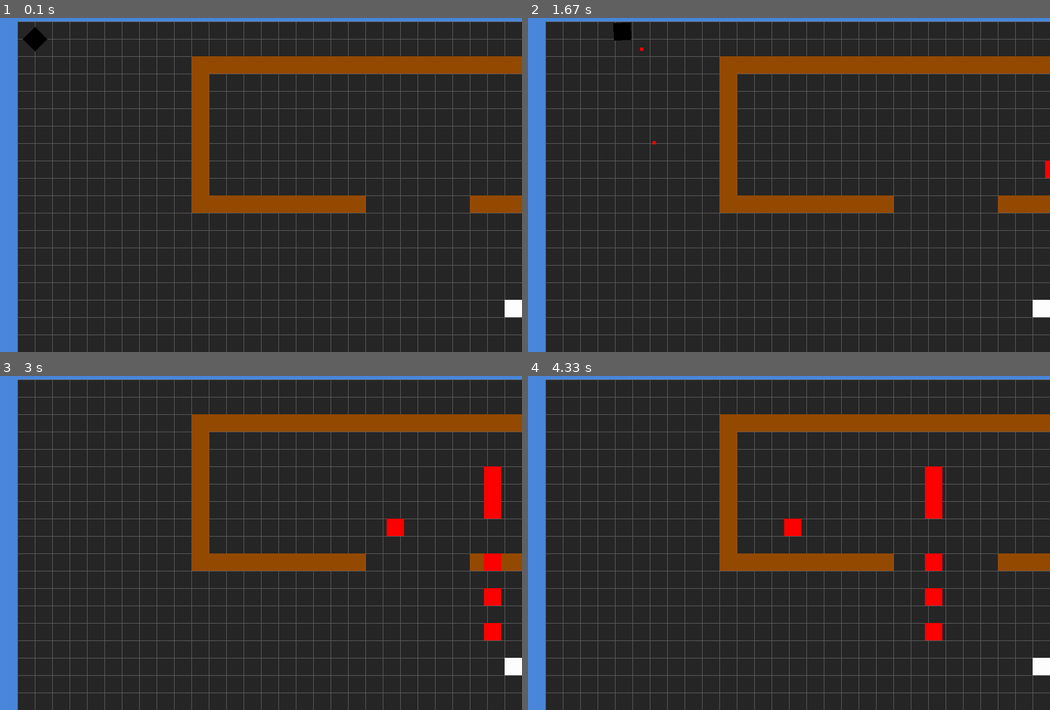
Above: before the commit, frames 1-4 (two rows, left to right).
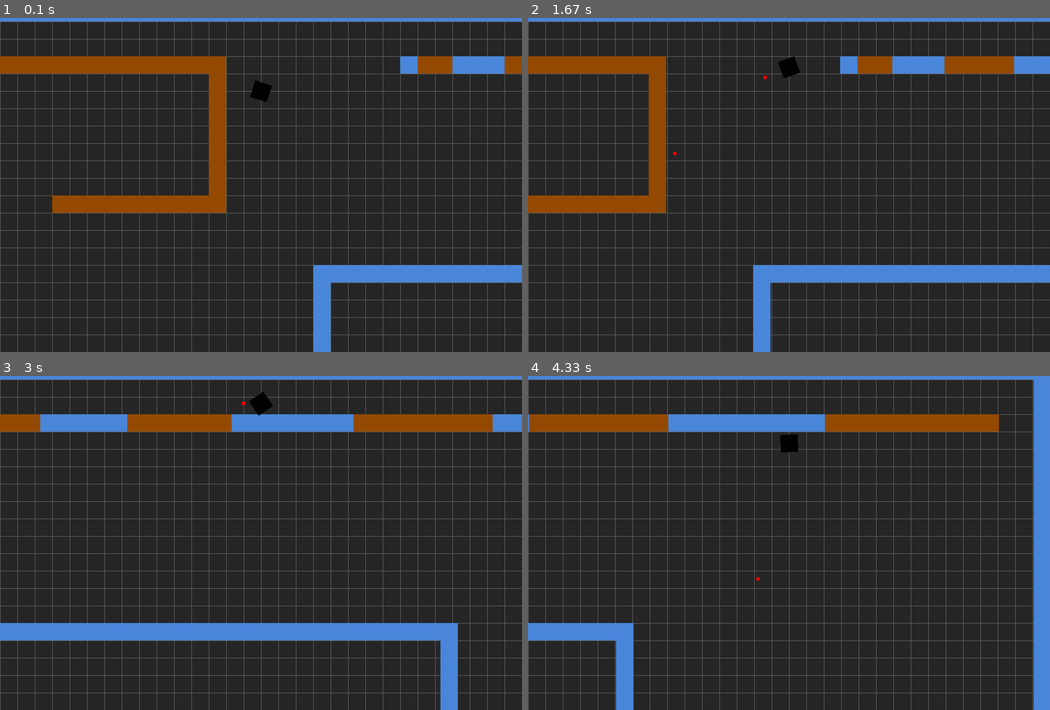
Above: after the commit, the same moments.

Repository: kangshwan/coop_pygame
Game: pygame game, started from main.py
Two runs of this game, one before a commit and one after it. Both use one fixed random seed, a clock stepped at 60 frames per second and the inputs below.
Inputs (mouse positions are in pixels of both pictures, inside the frame that each line leads up to):
- Up to frame 1 (0.1 s): no input
- Up to frame 2 (1.67 s): hold D 0.33-0.8 s; move the mouse to (768, 195) at 0.37 s; click (789, 201) at 0.88 s; hold W 1.17-1.47 s; click (663, 181) at 1.25 s; hold D from 1.5 s (still down); click (627, 124) at 1.58 s
- Up to frame 3 (3 s): release D at 1.97 s; hold A 2-2.53 s; click (339, 412) at 2.08 s; hold S 2.57-2.87 s; click (323, 566) at 2.65 s; hold A from 2.9 s (still down); click (271, 419) at 2.98 s
- Up to frame 4 (4.33 s): release A at 3.3 s; hold W 3.33-3.7 s; click (601, 526) at 3.42 s; hold D from 3.73 s (still down); click (794, 573) at 3.82 s

The runs differ from the first frame. In frame 1, 16% of the frame differs, in the area x 0-100%, y 1-100%; in frame 2, 17%; in frame 3, 16%; in frame 4, 16%.

Commit message:
simple item collision

Diff:
--- a/main.py
+++ b/main.py
@@ -8,7 +8,7 @@
 from os import path
 import time
 from time import sleep
-
+from numpy import random
 import time
 import threading
 
@@ -58,7 +58,8 @@
         self.obstacle = pg.sprite.Group()
         self.walls = pg.sprite.Group()
         self.enemys = pg.sprite.Group()
-
+        self.feeds = pg.sprite.Group()
+        self.feed_pos = []
         #draw map in here / 여기서부터 맵을 그림.
         for row, tiles in enumerate(self.map.data):
             #enumerate는 한 배열에 대하여 index와 그 값을 동시에 가져올수 있음. -> 자세한건 구글링
@@ -69,26 +70,31 @@
                     Wall(self, col, row, BROWN)
                 if tile == 'P':
                     self.player = Player(self, col, row)
+                if tile == 'I':
+                    self.feed_pos.append((col,row))
         self.camera = Camera(self.map.width, self.map.height)
         # make Camera class / 카메라 객체 생성
+
+        test = random.randint(0,len(self.feed_pos)-1)
+        Feed(self, self.feed_pos[test][0],self.feed_pos[test][1])
 
 
         #아이템or스킬상자가 랜덤한 위치에 드랍되게 / 상자를 먹으면 사라지고 일정 효과가 발동되도록 만들어주기
         #일정 주기마다 생성되도록 만들어주기 - 완료
-        def item_box():
-            for i in range(1):
-                self.feeds = pg.sprite.Group()
-                a = random.randint(10,30)
-                b = random.randint(15,25)
-                Feed(self, a,b)
-            threading.Timer(3, item_box)
-        item_box()
+        #def item_box():
+        #    for i in range(1):
+        #        self.feeds = pg.sprite.Group()
+        #        a = random.randint(10,30)
+        #        b = random.randint(15,25)
+        #        Feed(self, a,b)
+        #
+        #    threading.Timer(3, item_box).start()
+        #item_box()
 
 
 
         for z in range(6,16): #한 블럭이 -1씩 이동
-            enemy(self,39,z)
-
+            enemy(self,z,12)
 
         self.start_tick = pg.time.get_ticks()
 
@@ -105,6 +111,7 @@
 
         if hit: #적이랑 부딪히면 게임 종료
             pg.quit()
+
 
     def events(self):
         # game loop events
@@ -146,6 +153,5 @@
     while g.running:
         # this g.running will take control of game over or not
         g.new()
-
 pg.quit()
 sys.exit()
--- a/map/map2.txt
+++ b/map/map2.txt
@@ -1,14 +1,14 @@
 111111111111111111111111111111111111111111111111111111111111111111111111111111111111111111111111111111111
 1.......................................................................................................1
-1.P.....................................................................................................1
-1..........22222222222222222222222222...................................................................1
+1.......................................................................................................1
+1..........22222222222222222222222222..........1221112222111112222221111111222222221111111112222222222..1
+1..........2I......................I2...................................................................1
+1..........2........................2..P................................................................1
 1..........2........................2...................................................................1
+1..........2........................2.....................T.............CAR.............................1
+1..........2........................2.....................R.............................................1
 1..........2........................2...................................................................1
-1..........2........................2...................................................................1
-1..........2........................2...................................................................1
-1..........2........................2...................................................................1
-1..........2........................2...................................................................1
-1..........2........................2...................................................................1
+1..........2I......................I2...................................................................1
 1..........2222222222......2222222222...................................................................1
 1.......................................................................................................1
 1.......................................................................................................1
--- a/setting.py
+++ b/setting.py
@@ -33,7 +33,8 @@
 PISTOL_LIFETIME = 700
 PISTOL_RATE = 250
 
-
+# item properties
+SPEEDUP_RATE = 5000
 
 #image
 TEST = "test.png"
--- a/sprites.py
+++ b/sprites.py
@@ -25,16 +25,16 @@
         self.orig_image = self.image
         self.rect = self.image.get_rect()
         self.pos = vec(x*32, y*32)
-
         self.vel = vec(0,0)
         self.acc = vec(0,0)
         self.rot = 0
         self.last_shot = 0
-
         self.gun_status = [True, True]
-
         self.gun_select = 0
         #1 is pistol 2 is shotgun
+        self.last_speed = 0
+        self.now =pg.time.get_ticks()
+        self.max_speed = 3
 
     def load_images(self):
         self.image = pg.Surface(self.size, pg.SRCALPHA)
@@ -98,19 +98,18 @@
                         # 산탄총 처럼 퍼져나가게 하기 위함
 
     def update(self):
+        self.now =pg.time.get_ticks()
         self.acc = vec(0,0)
         self.get_keys()
-        self.animate()
         self.rotate()
-
         self.acc += self.vel*PLAYER_FRICTION
         #apply friction / 가속력에 마찰력을 더해줌. 현재속력*마찰력(현재는 -0.05로 설정)
         #equations of motion
         self.vel = self.vel + 0.3*self.acc
-        if math.sqrt(self.vel.x**2+self.vel.y**2) >3:
+        if math.sqrt(self.vel.x**2+self.vel.y**2) > self.max_speed:
             # this is for stop velocity growing infinitly
             # 속도가 무한정으로 빨라지는것을 방지하기위해 속도(vector)의 magnitude(속력)를 계산하여 magnitude가 3을 넘지 않도록 설정
-            self.vel *= 3/math.sqrt(self.vel.x**2+self.vel.y**2)
+            self.vel *= self.max_speed/math.sqrt(self.vel.x**2+self.vel.y**2)
             # simple vector calculate / 간단한 벡터계산을 이용하였음. 현재속력이 3보다 클경우 3으로 고정하기위한 수식.
         self.pos += self.vel
         self.rect.centerx = self.pos.x
@@ -121,6 +120,10 @@
         self.collide_with_enemy('x')
         self.rect.centery = self.pos.y
         self.collide_with_enemy('y')
+        self.collide_with_feed()
+
+        if self.now - self.last_speed > SPEEDUP_RATE:
+            self.max_speed = 3
 
     def collide_with_walls(self,dir):
         if dir == 'x':
@@ -171,8 +174,12 @@
                 self.vel.y = 0
                 self.rect.centery = self.pos.y
 
-    def animate(self):
-        pass
+    def collide_with_feed(self):
+        hits = pg.sprite.spritecollide(self, self.game.feeds, True)
+        if hits:
+            print('collide!')
+            self.max_speed = 10
+            self.last_speed = pg.time.get_ticks()
 
     def rotate(self):
         # The vector to the target (the mouse position).
@@ -249,6 +256,11 @@
         self.pos = vec(x,y)
         self.rect.x = self.pos.x*TILESIZE
         self.rect.y = self.pos.y*TILESIZE
+        # 추후 random을 통해 바꿔야함.
+        self.item_no = 1
+
+
+
 
 class Wall(pg.sprite.Sprite):
     def __init__(self, game, x, y, color):
